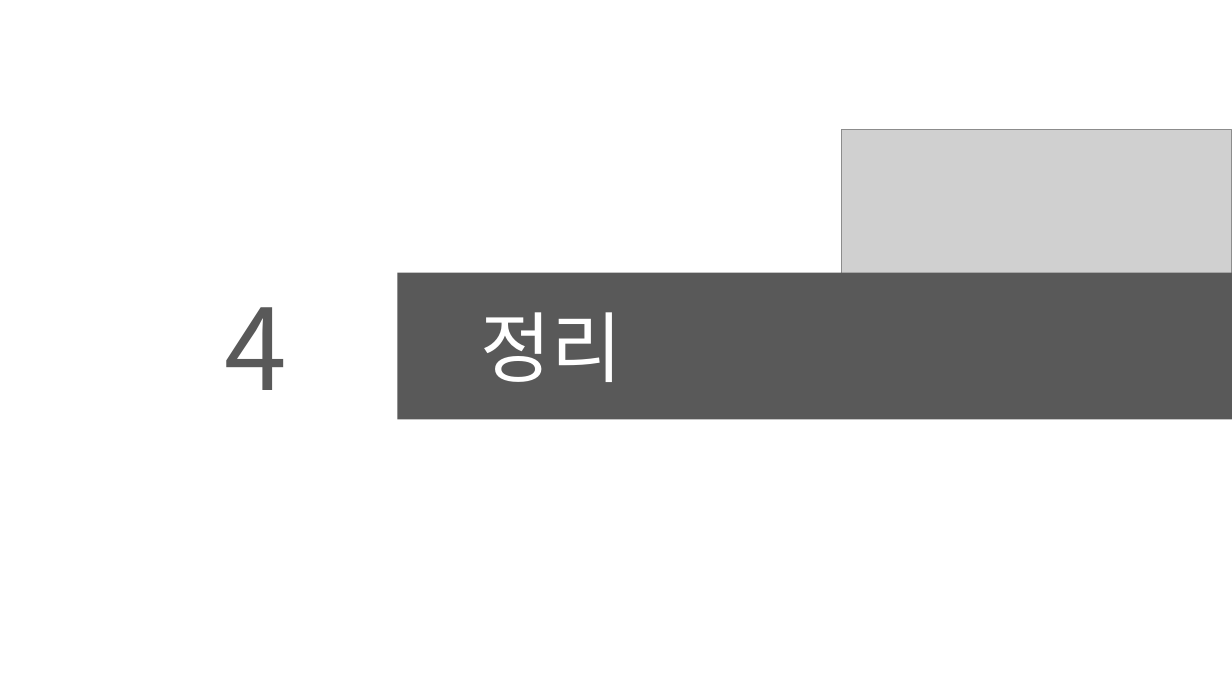
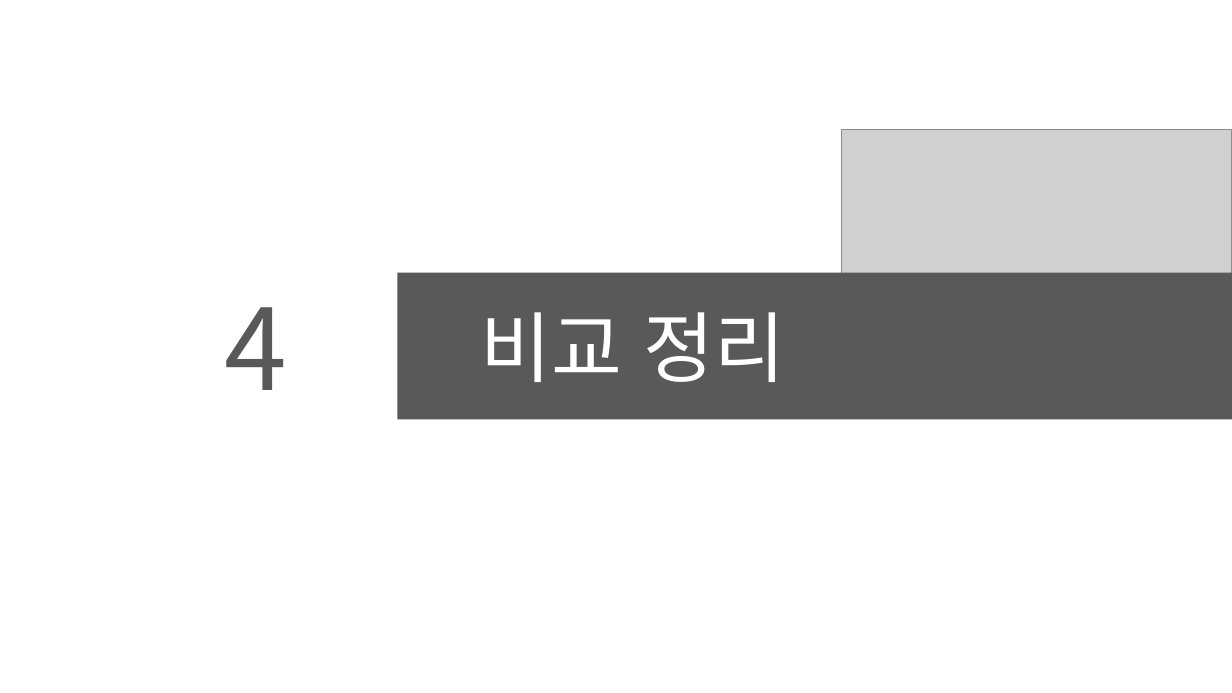
Before and after one commit to arittung/3D_Room_Layout_estimation, a slide deck: slide 16 of LayoutNet-HorizonNet-HoHoNet 정리.pptx. Drawn at 1232x693 pixels with LibreOffice and Linux fonts; fonts in the diff are those of the drawing; grey boxes stand for pictures. Boxes give left, top, right and bottom in pixels: in the first picture for what was removed or moved away, otherwise in the second. Text is boxed around its words. In the diff, an @@ line names an element or a change of style, - is before the commit and + after.

```diff
--- a/LayoutNet-HorizonNet-HoHoNet 정리.pptx
+++ b/LayoutNet-HorizonNet-HoHoNet 정리.pptx
@@ text at (x1=480, y1=312, x2=786, y2=382): text changed @@
-정리
+비교 정리
```
Also in this commit, not shown: 7 other slides changed, 2 other files.
